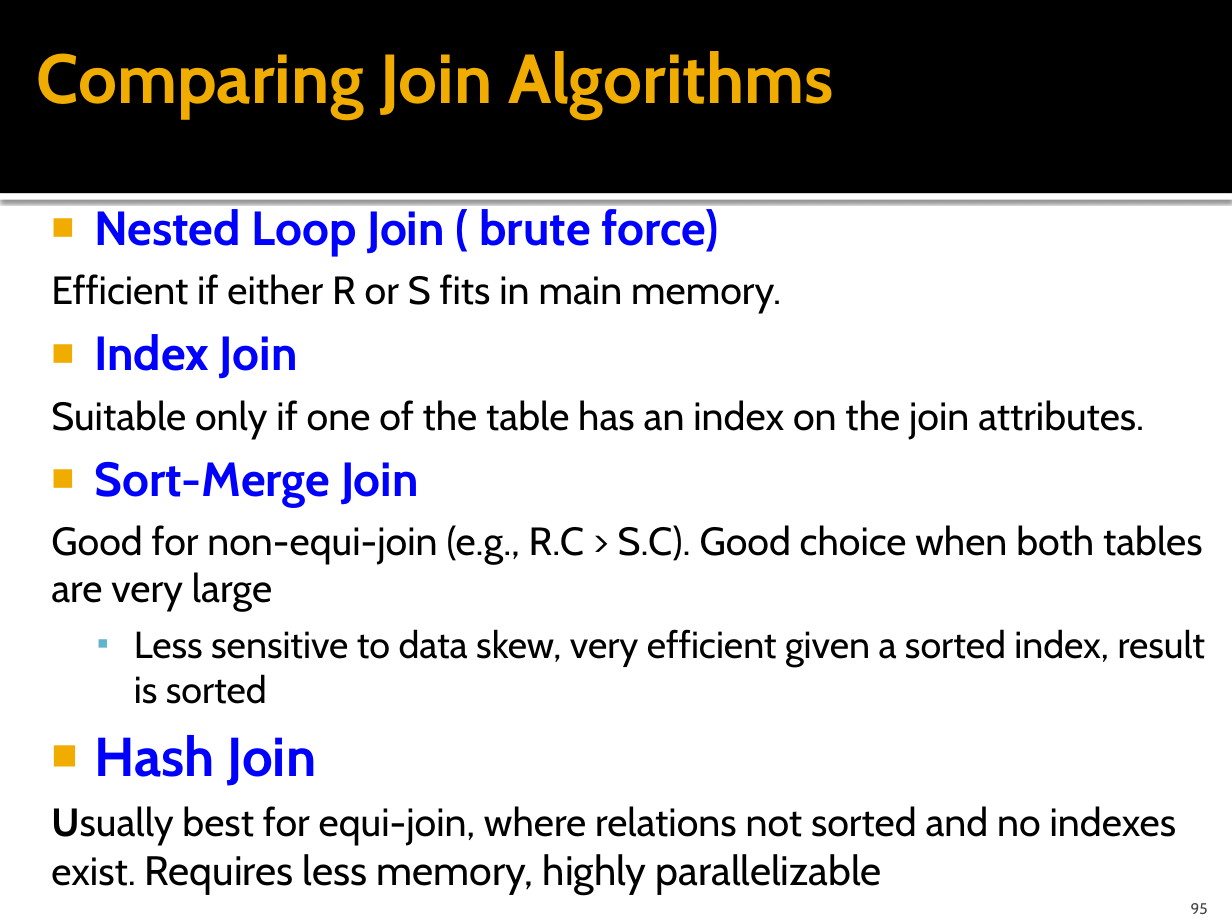
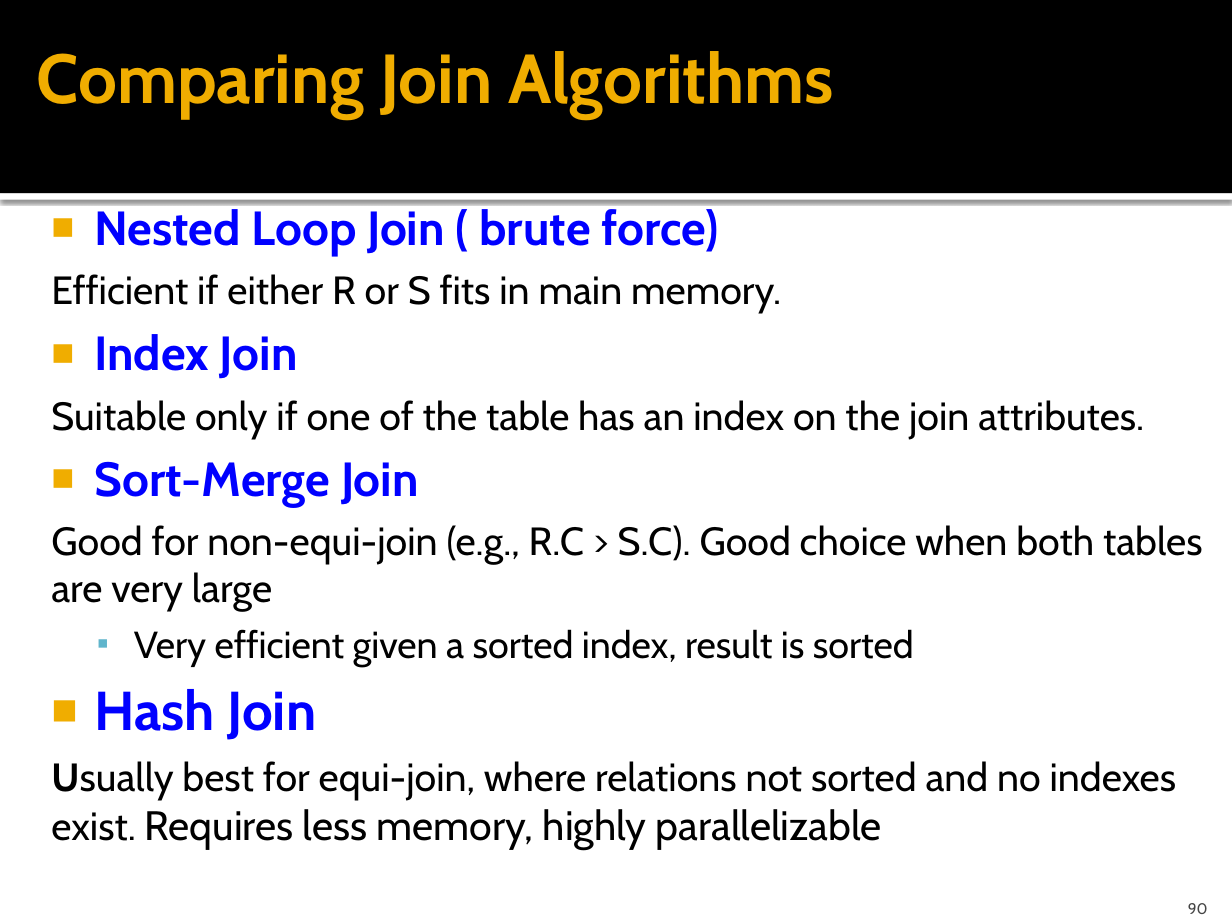
Before and after one commit to cmpt606f19/cmpt606-content, a slide deck: slide 90 of Lectures/09 Query Processing & Optimization.pptx (slide 95 before the commit). Drawn at 1232x924 pixels with LibreOffice and Linux fonts; fonts in the diff are those of the drawing. Boxes give left, top, right and bottom in pixels: in the first picture for what was removed or moved away, otherwise in the second. Text is boxed around its words. In the diff, an @@ line names an element or a change of style, - is before the commit and + after.

```diff
--- a/Lectures/09 Query Processing & Optimization.pptx
+++ b/Lectures/09 Query Processing & Optimization.pptx
@@ text at [134,629,914,667]: text changed @@
-  ▪ Less sensitive to data skew, very efficient given a sorted index, result is sorted
+  ▪ Very efficient given a sorted index, result is sorted
@@ page number at [1188,903,1208,914]: text changed @@
-95
+90
```
Also in this commit, not shown: 9 other slides changed, 7 slides removed, 1 other file.
